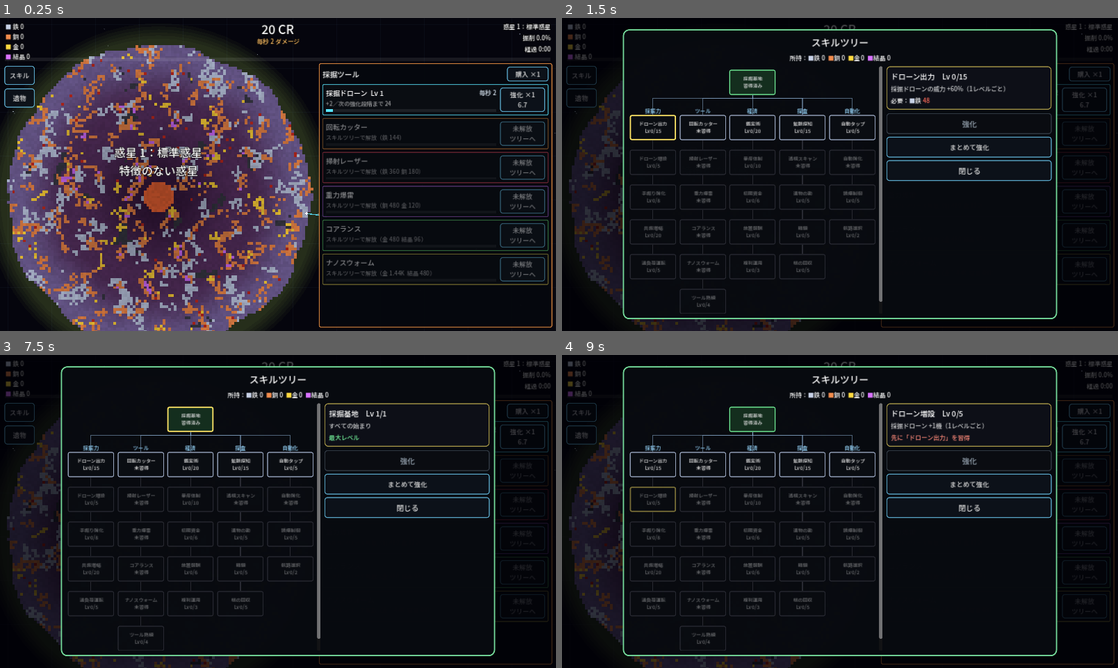
Above: before the commit, frames 1-4 (two rows, left to right).
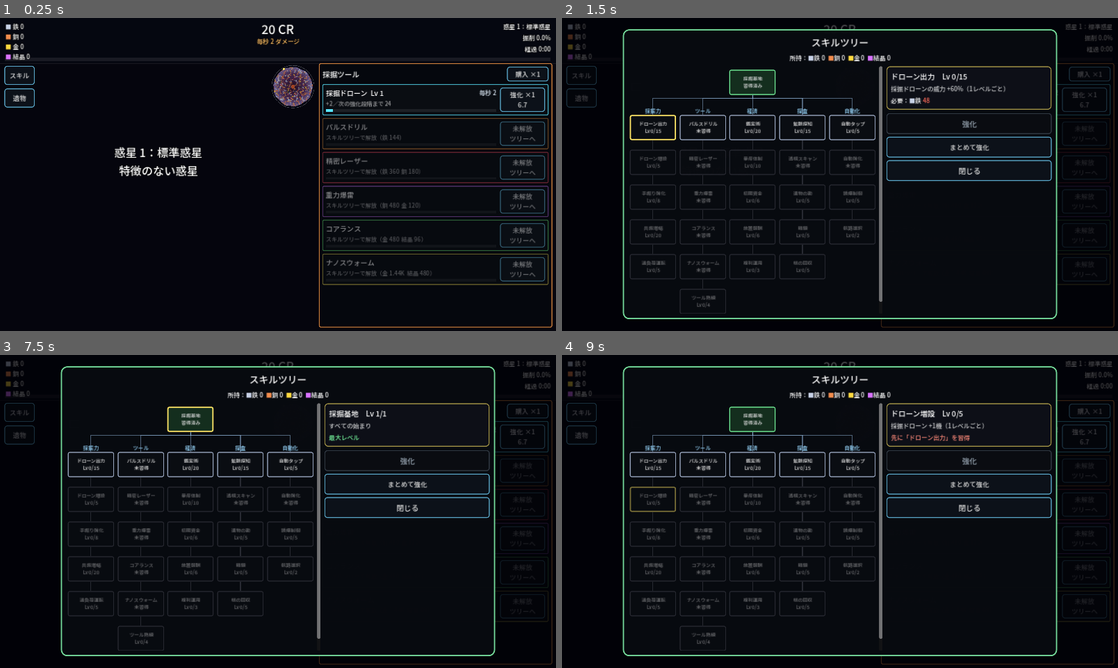
Above: after the commit, the same moments.

Repository: seoooma/drift-miner
Game: Godot game, scene res://scenes/main.tscn
The game is run twice, just before and just after one commit, with the same random seed, the same clock (stepped at 60 frames per second) and the same inputs.
Inputs:
- Up to frame 1 (0.25 s): no input
- Up to frame 2 (1.5 s): click "スキル" at 0.5 s; click "遺物" at 1.25 s
- Up to frame 3 (7.5 s): click "購入 ×1" at 2 s; click "強化 ×1 6.7" at 2.75 s; click "未解放 ツリーへ" at 3.5 s; click "未解放 ツリーへ" at 4.25 s; click "未解放 ツリーへ" at 5 s; click "未解放 ツリーへ" at 5.75 s; click "未解放 ツリーへ" at 6.5 s; click "採掘基地 習得済み" at 7.25 s
- Up to frame 4 (9 s): click "ドローン出力 Lv 0/15" at 8 s; click "ドローン増設 Lv 0/5" at 8.75 s

The runs differ from the first frame. In frame 1, 46% of the frame differs, in the area x 0-100%, y 3-100%; in frame 2, 5.3%; in frame 3, 5.3%; in frame 4, 5.3%.

Commit message:
寄りのカメラと、近くの鉱石を自動で狙う採掘に変更
- ブロック1つが画面の短い辺の約1/20になるまで寄り、狙いの中心を追う
- 周回・回転をやめ、全ツールが狙いの中心の近くで鉱石・遺物・浅いマスを優先して削る
- タップした場所を10秒間狙いの中心にする
- 右上に惑星全体のミニマップと表示範囲を追加
- 回転カッターをパルスドリル、掃射レーザーを精密レーザーに変更

Co-Authored-By: Claude Opus 5.5 <noreply@anthropic.com>
Claude-Session: https://claude.ai/code/session_01PjCfv6jV9a8XAikbfC1gjW

Diff:
--- a/scripts/fx.gd
+++ b/scripts/fx.gd
@@ -1,6 +1,9 @@
 class_name Fx
 extends RefCounted
 ## 図形だけで作る演出（破片、数値ポップ）。
+## view_scale はカメラの倍率の逆数。寄りの画面でも文字や破片が大きくなりすぎないようにする。
+
+static var view_scale: float = 1.0
 
 
 static func burst(parent: Node, pos: Vector2, col: Color, amount: int = 24, speed: float = 160.0) -> void:
@@ -12,12 +15,14 @@
 	p.lifetime = 0.7
 	p.spread = 180.0
 	p.gravity = Vector2.ZERO
+	var k := clampf(view_scale * 1.2, 0.15, 1.0)
+	speed *= k
 	p.initial_velocity_min = speed * 0.4
 	p.initial_velocity_max = speed
 	p.damping_min = speed * 0.6
 	p.damping_max = speed
-	p.scale_amount_min = 2.0
-	p.scale_amount_max = 4.5
+	p.scale_amount_min = 2.0 * k * 1.6
+	p.scale_amount_max = 4.5 * k * 1.6
 	p.color = col
 	parent.add_child(p)
 	p.emitting = true
@@ -31,11 +36,13 @@
 	l.add_theme_color_override("font_color", col)
 	l.add_theme_color_override("font_outline_color", Color(0, 0, 0, 0.8))
 	l.add_theme_constant_override("outline_size", 4)
-	l.position = pos + Vector2(-20, -30)
+	var k := clampf(view_scale * 0.8, 0.1, 1.0)
+	l.scale = Vector2(k, k)
+	l.position = pos + Vector2(-20, -30) * k
 	l.z_index = 20
 	parent.add_child(l)
 	var t := l.create_tween()
 	t.set_parallel(true)
-	t.tween_property(l, "position:y", l.position.y - 45.0, 0.8).set_ease(Tween.EASE_OUT)
+	t.tween_property(l, "position:y", l.position.y - 45.0 * k, 0.8).set_ease(Tween.EASE_OUT)
 	t.tween_property(l, "modulate:a", 0.0, 0.8).set_delay(0.3)
 	t.chain().tween_callback(l.queue_free)
--- a/scripts/game_state.gd
+++ b/scripts/game_state.gd
@@ -13,12 +13,12 @@
 ## 採掘ツール。dps は Lv1 の毎秒ダメージ。Lv25 ごとに威力が上がる（基本 ×2）。
 ## ドローン以外はスキルツリーで解放する。
 const TOOLS := [
-	{"id": "drone", "name": "採掘ドローン", "desc": "惑星のまわりを回り、表面を削る", "dps": 2.0, "cost": 6.0, "growth": 1.11, "color": Color(0.35, 0.9, 1.0)},
-	{"id": "cutter", "name": "回転カッター", "desc": "地表を転がりながら周囲を切り崩す", "dps": 18.0, "cost": 150.0, "growth": 1.12, "color": Color(1.0, 0.62, 0.25)},
-	{"id": "laser", "name": "掃射レーザー", "desc": "衛星から地表をなぎ払う", "dps": 140.0, "cost": 4000.0, "growth": 1.13, "color": Color(1.0, 0.3, 0.4)},
-	{"id": "bomb", "name": "重力爆雷", "desc": "一定間隔で落ちて広い範囲を砕く", "dps": 1100.0, "cost": 1.2e5, "growth": 1.14, "color": Color(0.8, 0.45, 1.0)},
-	{"id": "lance", "name": "コアランス", "desc": "中心核へまっすぐ穴を掘り進む", "dps": 9000.0, "cost": 4.0e6, "growth": 1.15, "color": Color(0.45, 1.0, 0.5)},
-	{"id": "swarm", "name": "ナノスウォーム", "desc": "無数の微小機械が全面を少しずつ食べる", "dps": 80000.0, "cost": 1.5e8, "growth": 1.16, "color": Color(1.0, 0.9, 0.35)},
+	{"id": "drone", "name": "採掘ドローン", "desc": "近くの鉱石を自動で狙い、ビームで削る", "dps": 2.0, "cost": 6.0, "growth": 1.11, "color": Color(0.35, 0.9, 1.0)},
+	{"id": "cutter", "name": "パルスドリル", "desc": "一番よい鉱脈に降りて、周りごと砕く", "dps": 18.0, "cost": 150.0, "growth": 1.12, "color": Color(1.0, 0.62, 0.25)},
+	{"id": "laser", "name": "精密レーザー", "desc": "上空の衛星から価値の高いマスを撃ち抜く", "dps": 140.0, "cost": 4000.0, "growth": 1.13, "color": Color(1.0, 0.3, 0.4)},
+	{"id": "bomb", "name": "重力爆雷", "desc": "狙った場所の周りに落ちて広く砕く", "dps": 1100.0, "cost": 1.2e5, "growth": 1.14, "color": Color(0.8, 0.45, 1.0)},
+	{"id": "lance", "name": "コアランス", "desc": "狙った場所から中心核へまっすぐ掘り進む", "dps": 9000.0, "cost": 4.0e6, "growth": 1.15, "color": Color(0.45, 1.0, 0.5)},
+	{"id": "swarm", "name": "ナノスウォーム", "desc": "小さな機械が狙った場所の近くに散らばって食べる", "dps": 80000.0, "cost": 1.5e8, "growth": 1.16, "color": Color(1.0, 0.9, 0.35)},
 ]
 
 ## 素材（スキルツリーの通貨。惑星を割っても残る）
@@ -78,8 +78,8 @@
 	{"id": "resonance", "name": "共振増幅", "desc": "全ツールの威力 +30%", "max": 20, "cost": {"gold": 48}, "growth": 1.4, "parent": "tap_pow", "pos": Vector2i(0, 4)},
 	{"id": "overdrive", "name": "過負荷運転", "desc": "全ツールの威力 ×2", "max": 5, "cost": {"crystal": 60}, "growth": 2.0, "parent": "resonance", "pos": Vector2i(0, 5)},
 	# 列1：ツールの解放
-	{"id": "cutter", "name": "回転カッター", "desc": "回転カッターを解放", "max": 1, "cost": {"iron": 144}, "growth": 1.0, "parent": "base", "pos": Vector2i(1, 1)},
-	{"id": "laser", "name": "掃射レーザー", "desc": "掃射レーザーを解放", "max": 1, "cost": {"iron": 360, "copper": 180}, "growth": 1.0, "parent": "cutter", "pos": Vector2i(1, 2)},
+	{"id": "cutter", "name": "パルスドリル", "desc": "パルスドリルを解放", "max": 1, "cost": {"iron": 144}, "growth": 1.0, "parent": "base", "pos": Vector2i(1, 1)},
+	{"id": "laser", "name": "精密レーザー", "desc": "精密レーザーを解放", "max": 1, "cost": {"iron": 360, "copper": 180}, "growth": 1.0, "parent": "cutter", "pos": Vector2i(1, 2)},
 	{"id": "bomb", "name": "重力爆雷", "desc": "重力爆雷を解放", "max": 1, "cost": {"copper": 480, "gold": 120}, "growth": 1.0, "parent": "laser", "pos": Vector2i(1, 3)},
 	{"id": "lance", "name": "コアランス", "desc": "コアランスを解放", "max": 1, "cost": {"gold": 480, "crystal": 96}, "growth": 1.0, "parent": "bomb", "pos": Vector2i(1, 4)},
 	{"id": "swarm", "name": "ナノスウォーム", "desc": "ナノスウォームを解放", "max": 1, "cost": {"gold": 1440, "crystal": 480}, "growth": 1.0, "parent": "lance", "pos": Vector2i(1, 5)},
--- a/scripts/hud.gd
+++ b/scripts/hud.gd
@@ -441,10 +441,36 @@
 		return
 	var s := _size()
 	var p: Planet = main.planet
+	# 惑星が上まで映るので、上の情報欄に暗い帯を敷いて読みやすくする
+	_overlay.draw_rect(Rect2(0, 0, s.x, _top_h), Color(0.02, 0.03, 0.07, 0.72))
+	_overlay.draw_rect(Rect2(0, _top_h, s.x, 2), Color(1, 1, 1, 0.08))
 	var bar := Rect2(12, 92, s.x - 24.0, 8)
 	var frac := clampf(float(p.broken()) / maxf(1.0, p.needed()), 0.0, 1.0)
 	_overlay.draw_rect(bar, Color(1, 1, 1, 0.08))
 	_overlay.draw_rect(Rect2(bar.position, Vector2(bar.size.x * frac, bar.size.y)), Color(0.45, 0.95, 0.55))
+	_draw_minimap(p)
+
+
+## 惑星エリアの右上に、惑星全体の小さな地図と「いま見ている範囲」を描く。
+func _draw_minimap(p: Planet) -> void:
+	var tex: Texture2D = p.get("_tex")
+	if tex == null:
+		return
+	var area := planet_area()
+	var m := 92.0
+	var box := Rect2(area.end.x - m - 10.0, area.position.y + 8.0, m, m)
+	var c := box.get_center()
+	_overlay.draw_circle(c, m * 0.5 + 3.0, Color(0.02, 0.03, 0.08, 0.75))
+	_overlay.draw_arc(c, m * 0.5 + 3.0, 0.0, TAU, 40, Color(1, 1, 1, 0.25), 1.0)
+	_overlay.draw_texture_rect(tex, box, false)
+	var world := p.size * Planet.CELL
+	var k := m / world
+	var cam: Camera2D = main.camera
+	var view := area.size / cam.zoom.x
+	var vc: Vector2 = cam.position + (area.get_center() - _size() * 0.5) / cam.zoom.x
+	var vr := Rect2(c + (vc - p.position - view * 0.5) * k, view * k)
+	_overlay.draw_rect(vr, Color(1, 1, 1, 0.8), false, 1.0)
+	_overlay.draw_circle(c + (main.focus - p.position) * k, 2.5, Color(1.0, 0.9, 0.4))
 
 
 # ---------------------------------------------------------------- スキルツリー
--- a/scripts/main.gd
+++ b/scripts/main.gd
@@ -1,6 +1,9 @@
 extends Node2D
 ## ゲームの進行。巨大惑星の生成と保存、砕いたブロックの報酬（クレジット・素材・遺物・宝箱）、
-## 惑星クリアと次の惑星、タップ掘り、自動タップ・自動強化、画面に合わせたカメラを受け持つ。
+## 惑星クリアと次の惑星、タップ掘り、自動タップ・自動強化、狙いの中心 (focus) と寄りのカメラを受け持つ。
+
+const VIEW_CELLS := 20.0  # 画面の短い辺に並ぶマスの数（ブロック1つ ≒ 画面幅の1/20）
+const MANUAL_HOLD := 10.0  # タップした場所を狙い続ける秒数
 
 const HudScript := preload("res://scripts/hud.gd")
 const BackdropScript := preload("res://scripts/backdrop.gd")
@@ -21,6 +24,10 @@
 var _auto_t: float = 0.0
 var _tap_t: float = 0.0
 var _zoom: float = 0.0
+var focus := Vector2.ZERO  # ツールが狙う中心（ワールド座標）
+var _focus_goal := Vector2.ZERO
+var _focus_t: float = 0.0
+var _manual_t: float = 0.0
 
 
 func _ready() -> void:
@@ -79,11 +86,18 @@
 		planet.restore(saved)
 	tools.reset_for(planet)
 	_zoom = 0.0
+	var top := planet.surface_cell(-PI * 0.5 + randf_range(-0.6, 0.6))
+	focus = planet.cell_center(top) if top >= 0 else planet.position
+	_focus_goal = focus
+	_manual_t = 0.0
+	_focus_t = 0.0
+	tools.focus = focus
 	var tr := gs.trait_def()
 	hud.banner("惑星 %d：%s" % [gs.planet, tr["name"]], String(tr["desc"]) if saved.is_empty() else "")
 
 
 func _process(delta: float) -> void:
+	_update_focus(delta)
 	_fit_camera(delta)
 	var gs := GameState
 	if gs.skill_level("auto_buy") > 0:
@@ -109,20 +123,48 @@
 		_mat_pop_t = 0.5
 		for m in _mat_pop:
 			var e: Array = _mat_pop[m]
-			Fx.popup(fx_layer, e[1] + Vector2(0, -14), "+%s %s" % [gs.fmt(e[0]), gs.MAT_NAMES[m]], gs.MAT_COLORS[m])
+			Fx.popup(fx_layer, e[1] + Vector2(0, -6), "+%s %s" % [gs.fmt(e[0]), gs.MAT_NAMES[m]], gs.MAT_COLORS[m])
 		_mat_pop.clear()
 
 
-## 惑星が HUD の「惑星エリア」からはみ出すくらい大きく映るようにカメラを合わせる。
-## 削れて小さくなるほど寄っていく。
+## 狙いの中心を決める。タップした直後はそこを狙い続け、それ以外は
+## 近くで一番「おいしい」マス（鉱石・遺物・浅い所）へ少しずつ移っていく。
+func _update_focus(delta: float) -> void:
+	if planet.done:
+		return
+	_manual_t -= delta
+	_focus_t -= delta
+	if _focus_t <= 0.0:
+		_focus_t = 0.5
+		var near := planet.targets_near(focus, 5)
+		if _manual_t > 0.0 and not near.is_empty():
+			_focus_goal = focus
+		else:
+			_manual_t = 0.0
+			var t := planet.targets_near(focus, 20)
+			if not t.is_empty():
+				_focus_goal = planet.cell_center(int(t[0]))
+			else:
+				var i := planet.raycast(focus, planet.position)
+				if i < 0:
+					i = planet.random_surface_cell()
+				if i >= 0:
+					_focus_goal = planet.cell_center(i)
+	if _manual_t <= 0.0:
+		focus = focus.move_toward(_focus_goal, maxf(18.0, focus.distance_to(_focus_goal) * 1.5) * delta)
+	tools.focus = focus
+
+
+## 惑星の一部だけが大きく映るよう、狙いの中心にカメラを寄せる。
 func _fit_camera(delta: float) -> void:
 	var area: Rect2 = hud.planet_area()
-	var target := minf(area.size.x, area.size.y) / (planet.outer * 2.0 * 0.86)
-	target = minf(target, 4.0)
-	_zoom = target if _zoom <= 0.0 else lerpf(_zoom, target, clampf(delta * 1.5, 0.0, 1.0))
+	var target := minf(area.size.x, area.size.y) / (VIEW_CELLS * Planet.CELL)
+	_zoom = target if _zoom <= 0.0 else lerpf(_zoom, target, clampf(delta * 3.0, 0.0, 1.0))
 	camera.zoom = Vector2(_zoom, _zoom)
+	Fx.view_scale = 1.0 / _zoom
 	var vp := get_viewport().get_visible_rect().size
-	camera.position = planet.position - (area.get_center() - vp * 0.5) / _zoom
+	var goal := focus - (area.get_center() - vp * 0.5) / _zoom
+	camera.position = goal if camera.position == Vector2.ZERO else camera.position.lerp(goal, clampf(delta * 3.0, 0.0, 1.0))
 
 
 func _auto_buy() -> void:
@@ -180,8 +222,8 @@
 	var bonus := planet.remaining_value() * 0.5
 	gs.earn(bonus)
 	var extra := gs.finish_planet()
-	Fx.burst(fx_layer, planet.position, Color(1.0, 0.85, 0.5), 120, 520.0)
-	Fx.popup(fx_layer, planet.position, "惑星を破壊！", Color(1.0, 0.9, 0.5))
+	Fx.burst(fx_layer, focus, Color(1.0, 0.85, 0.5), 120, 520.0)
+	Fx.popup(fx_layer, focus, "惑星を破壊！", Color(1.0, 0.9, 0.5))
 	await get_tree().create_timer(1.2).timeout
 	get_tree().paused = true
 	hud.show_clear(extra, gs.roll_next_traits())
@@ -202,6 +244,16 @@
 		return
 	planet.hit_area(world_pos, Planet.CELL * 1.8, GameState.tap_damage())
 	tools.tap_effect(world_pos)
+
+
+## プレイヤーがタップした場所を、しばらく狙いの中心にする。
+func set_focus(world_pos: Vector2) -> void:
+	focus = world_pos
+	_focus_goal = world_pos
+	_manual_t = MANUAL_HOLD
+	_focus_t = 0.0
+	tools.focus = focus
+	tools.rescan()
 
 
 func _unhandled_input(event: InputEvent) -> void:
@@ -214,7 +266,9 @@
 		pressed = true
 		pos = event.position
 	if pressed and hud.planet_area().has_point(pos) and not hud.any_panel():
-		tap_at(get_canvas_transform().affine_inverse() * pos)
+		var wp := get_canvas_transform().affine_inverse() * pos
+		set_focus(wp)
+		tap_at(wp)
 
 
 func _notification(what: int) -> void:
--- a/scripts/planet.gd
+++ b/scripts/planet.gd
@@ -327,6 +327,63 @@
 		hit(i, each)
 
 
+## 狙う優先度。価値の高い鉱石や遺物ほど高い。硬い岩は後回し。
+func priority(i: int) -> float:
+	var b := int(block[i])
+	var B: Dictionary = GameState.B
+	if b == B["RELIC"]:
+		return 7.0 if is_exposed(i) else 0.0
+	if b == B["CACHE"]:
+		return 6.0 if is_exposed(i) else 0.0
+	if b == B["CRYSTAL"]:
+		return 5.0
+	if b == B["GOLD"]:
+		return 4.0
+	if b == B["COPPER"] or b == B["IRON"]:
+		return 2.5
+	if b == B["VOLATILE"]:
+		return 2.0
+	if b == B["HARD"]:
+		return -3.0
+	return 0.0
+
+
+## p の周り（半径 r マス）で、表面に出ている生きたマスを「狙う順」に並べて返す。
+## 近さ・鉱石の価値・浅さで点数を付ける（深い所より表面を広く削っていく）。
+func targets_near(p: Vector2, r: int) -> Array:
+	var c0 := cell_at(p)
+	var cx: int
+	var cy: int
+	if c0 < 0:
+		var q := (p - position) / CELL + Vector2(radius_cells, radius_cells)
+		cx = int(q.x)
+		cy = int(q.y)
+	else:
+		cx = c0 % size
+		cy = c0 / size
+	var scored: Array = []
+	for y in range(maxi(0, cy - r), mini(size, cy + r + 1)):
+		for x in range(maxi(0, cx - r), mini(size, cx + r + 1)):
+			var i := y * size + x
+			if hp[i] <= 0.0 or not is_exposed(i):
+				continue
+			var d := Vector2(x - cx, y - cy).length()
+			if d > r:
+				continue
+			scored.append([priority(i) * 3.0 - d - depth[i] * 80.0, i])
+	scored.sort_custom(func(a, b): return a[0] > b[0])
+	var out: Array = []
+	for e in scored:
+		out.append(e[1])
+	return out
+
+
+## 惑星の中心から外向きの向き（そのマスの「空」の方向）
+func outward(i: int) -> Vector2:
+	var v := cell_center(i) - position
+	return v.normalized() if v.length() > 1.0 else Vector2.UP
+
+
 func remaining_value() -> float:
 	var s := 0.0
 	for i in hp.size():
--- a/scripts/tools.gd
+++ b/scripts/tools.gd
@@ -1,34 +1,62 @@
 class_name Tools
 extends Node2D
-## 採掘ツールの動きと描画。ツールごとに違う削り方をする。
+## 採掘ツールの動きと描画。どのツールも「狙いの中心」(focus) の近くで、
+## 表面に出ている価値の高いマスを自動で選んで削る。回転や周回はしない。
 ## 威力（毎秒ダメージ）は GameState から毎フレーム読む。
 
 var planet: Planet = null
 var fx_layer: Node2D = null
+var focus := Vector2.ZERO  # main.gd が毎フレーム入れる
 
 var _t: float = 0.0
-var _cutter_angle: float = 0.0
-var _cutter_pos := Vector2.ZERO
-var _laser_angle: float = 0.0
+var _targets: Array = []  # 狙う順に並んだマス番号
+var _scan_t: float = 0.0
+var _drones: Array = []  # {"pos", "target"}
+var _drill_pos := Vector2.INF
+var _drill_pulse: float = 0.0
+var _drill_flash: float = 0.0
+var _sat_pos := Vector2.INF
+var _laser_target: int = -1
+var _laser_t: float = 0.0
 var _laser_hit := Vector2.INF
-var _lance_angle: float = 0.0
+var _lance_from := Vector2.INF
 var _lance_hit := Vector2.INF
 var _bomb_timer: float = 1.0
 var _bombs: Array = []  # {"from", "to", "t", "dmg"}
-var _drone_hits: Array = []
 var _bots: Array = []  # {"pos", "target"}
 var _taps: Array = []  # {"pos", "t"}
 
 
 func reset_for(p: Planet) -> void:
 	planet = p
-	_cutter_angle = randf() * TAU
-	_cutter_pos = p.position + Vector2.from_angle(_cutter_angle) * p.world_radius()
-	_laser_angle = randf() * TAU
-	_lance_angle = randf() * TAU
+	_targets.clear()
+	_scan_t = 0.0
+	_drones.clear()
+	_bots.clear()
 	_bombs.clear()
+	_drill_pos = Vector2.INF
+	_sat_pos = Vector2.INF
+	_laser_target = -1
+
+
+## 狙いの中心が変わったらすぐ選び直す（タップしたとき）
+func rescan() -> void:
+	_scan_t = 0.0
+	_laser_target = -1
+	for d in _drones:
+		d["target"] = -1
 	for b in _bots:
 		b["target"] = -1
+
+
+func _sky(i: int) -> Vector2:
+	return planet.outward(i)
+
+
+func _pick(k: int) -> int:
+	if _targets.is_empty():
+		return -1
+	return int(_targets[k % _targets.size()])
 
 
 func _process(delta: float) -> void:
@@ -37,56 +65,75 @@
 		queue_redraw()
 		return
 	var gs := GameState
-	var c := planet.position
-	var r := planet.outer
-
-	# 採掘ドローン：周回しながら、自分から中心へ向かう線上の表面を削る
+
+	_scan_t -= delta
+	if _scan_t <= 0.0:
+		_scan_t = 0.25
+		_targets = planet.targets_near(focus, 9)
+	# 壊れたマスは候補から外す
+	while not _targets.is_empty() and not planet.is_alive(int(_targets[0])):
+		_targets.pop_front()
+
+	# 採掘ドローン：1機ずつ別の候補に取り付いてビームで削る
 	var drone_dps := gs.tool_dps("drone")
-	_drone_hits.clear()
-	if drone_dps > 0.0:
-		var n := gs.drone_count()
-		for k in n:
-			var a := _t * 0.45 + TAU * k / n
-			var dp := c + Vector2.from_angle(a) * (r + 34.0)
-			var i := planet.raycast(dp, c)
-			if i >= 0:
-				planet.hit(i, drone_dps / n * delta)
-				_drone_hits.append([dp, planet.cell_center(i)])
-			else:
-				_drone_hits.append([dp, Vector2.INF])
-
-	# 回転カッター：地表を転がりながら周囲を切る
-	var cut := gs.tool_dps("cutter")
-	if cut > 0.0:
-		_cutter_angle += delta * 0.32
-		var i := planet.surface_cell(_cutter_angle)
-		if i >= 0:
-			_cutter_pos = _cutter_pos.lerp(planet.cell_center(i), clampf(delta * 4.0, 0.0, 1.0))
-			planet.hit_area(_cutter_pos, Planet.CELL * 2.6, cut * delta)
-
-	# 掃射レーザー：衛星から地表をなぎ払う
+	var n := gs.drone_count() if drone_dps > 0.0 else 0
+	while _drones.size() < n:
+		_drones.append({"pos": focus + Vector2.from_angle(randf() * TAU) * 40.0, "target": -1})
+	while _drones.size() > n:
+		_drones.pop_back()
+	for k in _drones.size():
+		var d: Dictionary = _drones[k]
+		var tgt := int(d["target"])
+		if not planet.is_alive(tgt):
+			tgt = _pick(k)
+			d["target"] = tgt
+		var home := focus + Vector2.from_angle(_t * 0.8 + TAU * k / maxf(1.0, n)) * 18.0
+		if tgt >= 0:
+			var tp := planet.cell_center(tgt)
+			home = tp + _sky(tgt).rotated((k % 3 - 1) * 0.5) * Planet.CELL * 3.0
+			if (d["pos"] as Vector2).distance_to(home) < Planet.CELL * 1.5:
+				planet.hit(tgt, drone_dps / n * delta)
+		d["pos"] = (d["pos"] as Vector2).move_toward(home, 90.0 * delta)
+
+	# パルスドリル：一番よい候補に降りて、一定間隔で周りごと砕く
+	var drill := gs.tool_dps("cutter")
+	if drill > 0.0:
+		var tgt := _pick(0)
+		if tgt >= 0:
+			var tp := planet.cell_center(tgt)
+			_drill_pos = tp if _drill_pos == Vector2.INF else _drill_pos.move_toward(tp, 70.0 * delta)
+			_drill_pulse += delta
+			if _drill_pulse >= 0.5 and _drill_pos.distance_to(tp) < Planet.CELL:
+				_drill_pulse = 0.0
+				_drill_flash = 1.0
+				planet.hit_area(_drill_pos, Planet.CELL * 2.5, drill * 0.5)
+	_drill_flash = maxf(0.0, _drill_flash - delta * 4.0)
+
+	# 精密レーザー：上空の衛星から候補の上位を順に撃ち抜く
 	var las := gs.tool_dps("laser")
 	_laser_hit = Vector2.INF
 	if las > 0.0:
-		_laser_angle += delta * 0.12
-		var sat := c + Vector2.from_angle(_laser_angle) * (r + 90.0)
-		var aim := c + Vector2.from_angle(_laser_angle + PI * 0.5) * sin(_t * 1.1) * r * 0.85
-		var i := planet.raycast(sat, aim + (aim - sat).normalized() * r * 2.0)
-		if i >= 0:
-			_laser_hit = planet.cell_center(i)
+		var up := (focus - planet.position).normalized() if focus.distance_to(planet.position) > 1.0 else Vector2.UP
+		var sat_home := focus + up * 62.0 + up.orthogonal() * sin(_t * 0.7) * 20.0
+		_sat_pos = sat_home if _sat_pos == Vector2.INF else _sat_pos.lerp(sat_home, clampf(delta * 2.0, 0.0, 1.0))
+		_laser_t -= delta
+		if not planet.is_alive(_laser_target) or _laser_t <= 0.0:
+			_laser_t = 1.2
+			_laser_target = _pick(randi() % 3)
+		if _laser_target >= 0:
+			_laser_hit = planet.cell_center(_laser_target)
 			planet.hit_area(_laser_hit, Planet.CELL * 1.6, las * delta)
 
-	# 重力爆雷：一定間隔で落ちて広く砕く
+	# 重力爆雷：候補の多い所へ一定間隔で落ちて広く砕く
 	var bomb := gs.tool_dps("bomb")
 	if bomb > 0.0:
 		_bomb_timer -= delta
-		if _bomb_timer <= 0.0:
+		if _bomb_timer <= 0.0 and not _targets.is_empty():
 			_bomb_timer = 2.0
-			var i := planet.random_surface_cell()
-			if i >= 0:
-				var to := planet.cell_center(i)
-				var from := c + (to - c).normalized() * (r + 160.0)
-				_bombs.append({"from": from, "to": to, "t": 0.0, "dmg": bomb * 2.0})
+			var i := _pick(randi() % mini(8, _targets.size()))
+			var to := planet.cell_center(i)
+			var from := to + _sky(i) * 110.0
+			_bombs.append({"from": from, "to": to, "t": 0.0, "dmg": bomb * 2.0})
 	for b in _bombs.duplicate():
 		b["t"] = float(b["t"]) + delta * 2.2
 		if float(b["t"]) >= 1.0:
@@ -95,29 +142,30 @@
 			if fx_layer != null:
 				Fx.burst(fx_layer, b["to"], Color(0.8, 0.5, 1.0), 26, 180.0)
 
-	# コアランス：中心へ一直線に掘り進む
+	# コアランス：狙いの中心から惑星の中心核へまっすぐ掘り進む
 	var lan := gs.tool_dps("lance")
 	_lance_hit = Vector2.INF
 	if lan > 0.0:
-		_lance_angle += delta * 0.04
-		var from := c + Vector2.from_angle(_lance_angle) * (r + 120.0)
-		var i := planet.raycast(from, c - Vector2.from_angle(_lance_angle) * r)
+		var c := planet.position
+		var dir := (c - focus).normalized() if focus.distance_to(c) > 1.0 else Vector2.DOWN
+		_lance_from = focus - dir * 70.0
+		var i := planet.raycast(_lance_from, c + dir * Planet.CELL)
 		if i >= 0:
 			_lance_hit = planet.cell_center(i)
 			planet.hit_area(_lance_hit, Planet.CELL * 1.2, lan * delta)
 
-	# ナノスウォーム：小さな機械が表面のあちこちを食べる
+	# ナノスウォーム：小さな機械が候補に散らばって食べる
 	var sw := gs.tool_dps("swarm")
 	if sw > 0.0:
 		while _bots.size() < 28:
-			_bots.append({"pos": c + Vector2.from_angle(randf() * TAU) * (r + 60.0), "target": -1})
+			_bots.append({"pos": focus + Vector2.from_angle(randf() * TAU) * 60.0, "target": -1})
 		for b in _bots:
 			var tgt := int(b["target"])
 			if not planet.is_alive(tgt):
-				b["target"] = planet.random_surface_cell()
+				b["target"] = _pick(randi() % maxi(1, mini(24, _targets.size())))
 				continue
 			var tp := planet.cell_center(tgt)
-			b["pos"] = (b["pos"] as Vector2).move_toward(tp, 260.0 * delta)
+			b["pos"] = (b["pos"] as Vector2).move_toward(tp, 120.0 * delta)
 			if (b["pos"] as Vector2).distance_to(tp) < 4.0:
 				planet.hit(tgt, sw / _bots.size() * delta)
 
@@ -136,64 +184,74 @@
 	if planet == null:
 		return
 	var gs := GameState
-	var c := planet.position
-	var r := planet.outer
+
+	# 狙いの中心（うっすらした照準）
+	if not planet.done:
+		var fc := Color(1, 1, 1, 0.18 + 0.06 * sin(_t * 3.0))
+		draw_arc(focus, Planet.CELL * 9.0, 0.0, TAU, 48, fc, 1.0)
+		for k in 4:
+			var a := TAU * k / 4.0 + _t * 0.3
+			draw_line(focus + Vector2.from_angle(a) * Planet.CELL * 8.2, focus + Vector2.from_angle(a) * Planet.CELL * 9.8, Color(1, 1, 1, 0.4), 1.0)
 
 	# ドローン
 	var dc: Color = gs.TOOLS[0]["color"]
-	for h in _drone_hits:
-		var dp: Vector2 = h[0]
-		if h[1] != Vector2.INF:
-			var w := 2.0 + sin(_t * 30.0) * 0.8
-			draw_line(dp, h[1], Color(dc, 0.85), w)
-			draw_circle(h[1], 3.5, Color(1, 1, 1, 0.9))
-		var dir := (c - dp).normalized()
-		var body := PackedVector2Array([dp + dir * 9.0, dp + dir.rotated(2.4) * 8.0, dp + dir.rotated(-2.4) * 8.0])
+	for d in _drones:
+		var dp: Vector2 = d["pos"]
+		var tgt := int(d["target"])
+		var dir := Vector2.DOWN
+		if planet.is_alive(tgt):
+			var tp := planet.cell_center(tgt)
+			dir = (tp - dp).normalized()
+			if dp.distance_to(tp) < Planet.CELL * 4.0:
+				draw_line(dp, tp, Color(dc, 0.85), 1.2 + sin(_t * 30.0) * 0.4)
+				draw_circle(tp, 1.8, Color(1, 1, 1, 0.9))
+		var body := PackedVector2Array([dp + dir * 4.5, dp + dir.rotated(2.4) * 4.0, dp + dir.rotated(-2.4) * 4.0])
 		draw_colored_polygon(body, dc)
 
-	# カッター
-	if gs.tool_level("cutter") > 0:
+	# パルスドリル
+	if gs.tool_level("cutter") > 0 and _drill_pos != Vector2.INF:
 		var cc: Color = gs.TOOLS[1]["color"]
-		var p := _cutter_pos
-		for k in 3:
-			var a0 := -_t * 9.0 + TAU * k / 3.0
-			draw_arc(p, 20.0, a0, a0 + 1.4, 10, cc, 3.0)
-			draw_line(p + Vector2.from_angle(a0) * 20.0, p + Vector2.from_angle(a0 - 0.5) * 26.0, cc, 3.0)
-		draw_circle(p, 5.0, cc.lightened(0.4))
+		var p := _drill_pos
+		var up := planet.outward(maxi(0, planet.cell_at(p)))
+		var tip := p + up * 2.0
+		var top := p + up * 14.0
+		draw_colored_polygon(PackedVector2Array([tip, top + up.orthogonal() * 4.0, top - up.orthogonal() * 4.0]), cc)
+		draw_rect(Rect2(top - Vector2(4, 4), Vector2(8, 8)), cc.darkened(0.3))
+		if _drill_flash > 0.0:
+			draw_arc(p, Planet.CELL * 2.5 * (1.2 - _drill_flash * 0.5), 0.0, TAU, 24, Color(cc, _drill_flash), 2.0)
 
 	# レーザー
-	if gs.tool_level("laser") > 0:
+	if gs.tool_level("laser") > 0 and _sat_pos != Vector2.INF:
 		var lc: Color = gs.TOOLS[2]["color"]
-		var sat := c + Vector2.from_angle(_laser_angle) * (r + 90.0)
-		draw_rect(Rect2(sat - Vector2(7, 7), Vector2(14, 14)), lc.darkened(0.3))
-		draw_line(sat + Vector2(-14, 0).rotated(_laser_angle + PI * 0.5), sat + Vector2(14, 0).rotated(_laser_angle + PI * 0.5), lc, 3.0)
+		var sat := _sat_pos
+		draw_rect(Rect2(sat - Vector2(4, 4), Vector2(8, 8)), lc.darkened(0.3))
+		draw_line(sat + Vector2(-9, 0), sat + Vector2(9, 0), lc, 2.0)
 		if _laser_hit != Vector2.INF:
-			draw_line(sat, _laser_hit, Color(lc, 0.35), 7.0)
-			draw_line(sat, _laser_hit, Color(1, 0.85, 0.9), 2.0)
-			draw_circle(_laser_hit, 6.0 + sin(_t * 40.0) * 2.0, Color(lc, 0.8))
+			draw_line(sat, _laser_hit, Color(lc, 0.35), 4.0)
+			draw_line(sat, _laser_hit, Color(1, 0.85, 0.9), 1.2)
+			draw_circle(_laser_hit, 3.0 + sin(_t * 40.0) * 1.0, Color(lc, 0.8))
 
 	# 爆雷
 	var bc: Color = gs.TOOLS[3]["color"]
 	for b in _bombs:
 		var p: Vector2 = (b["from"] as Vector2).lerp(b["to"], float(b["t"]))
-		draw_circle(p, 7.0, bc)
-		draw_arc(b["to"], Planet.CELL * 4.5 * (1.0 - float(b["t"]) * 0.5), 0.0, TAU, 24, Color(bc, 0.5), 2.0)
+		draw_circle(p, 4.0, bc)
+		draw_arc(b["to"], Planet.CELL * 4.5 * (1.0 - float(b["t"]) * 0.5), 0.0, TAU, 24, Color(bc, 0.5), 1.5)
 
 	# ランス
 	if _lance_hit != Vector2.INF:
 		var nc: Color = gs.TOOLS[4]["color"]
-		var from := c + Vector2.from_angle(_lance_angle) * (r + 120.0)
-		draw_line(from, _lance_hit, Color(nc, 0.3), 10.0)
-		draw_line(from, _lance_hit, Color(0.85, 1.0, 0.85), 3.0)
-		draw_circle(from, 9.0, nc)
+		draw_line(_lance_from, _lance_hit, Color(nc, 0.3), 6.0)
+		draw_line(_lance_from, _lance_hit, Color(0.85, 1.0, 0.85), 1.8)
+		draw_circle(_lance_from, 5.0, nc)
 
 	# スウォーム
 	if gs.tool_level("swarm") > 0:
 		var sc: Color = gs.TOOLS[5]["color"]
 		for b in _bots:
-			draw_circle(b["pos"], 2.5, sc)
+			draw_circle(b["pos"], 1.3, sc)
 
 	# タップ
 	for tp in _taps:
 		var k := float(tp["t"])
-		draw_arc(tp["pos"], 6.0 + k * 22.0, 0.0, TAU, 20, Color(1, 1, 1, 1.0 - k), 2.0)
+		draw_arc(tp["pos"], 3.0 + k * 12.0, 0.0, TAU, 20, Color(1, 1, 1, 1.0 - k), 1.5)
